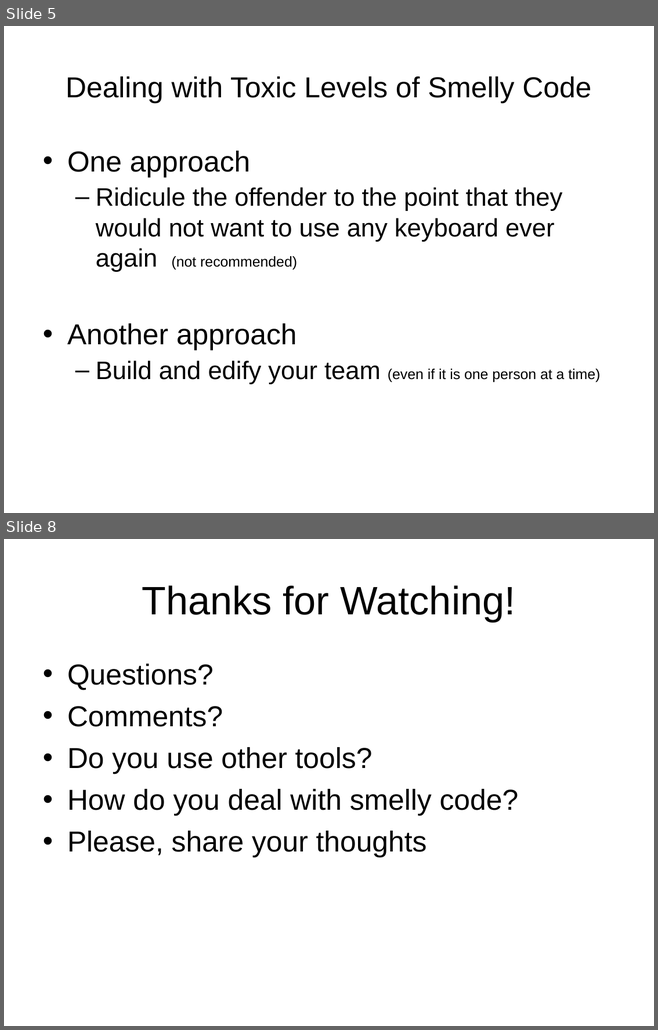
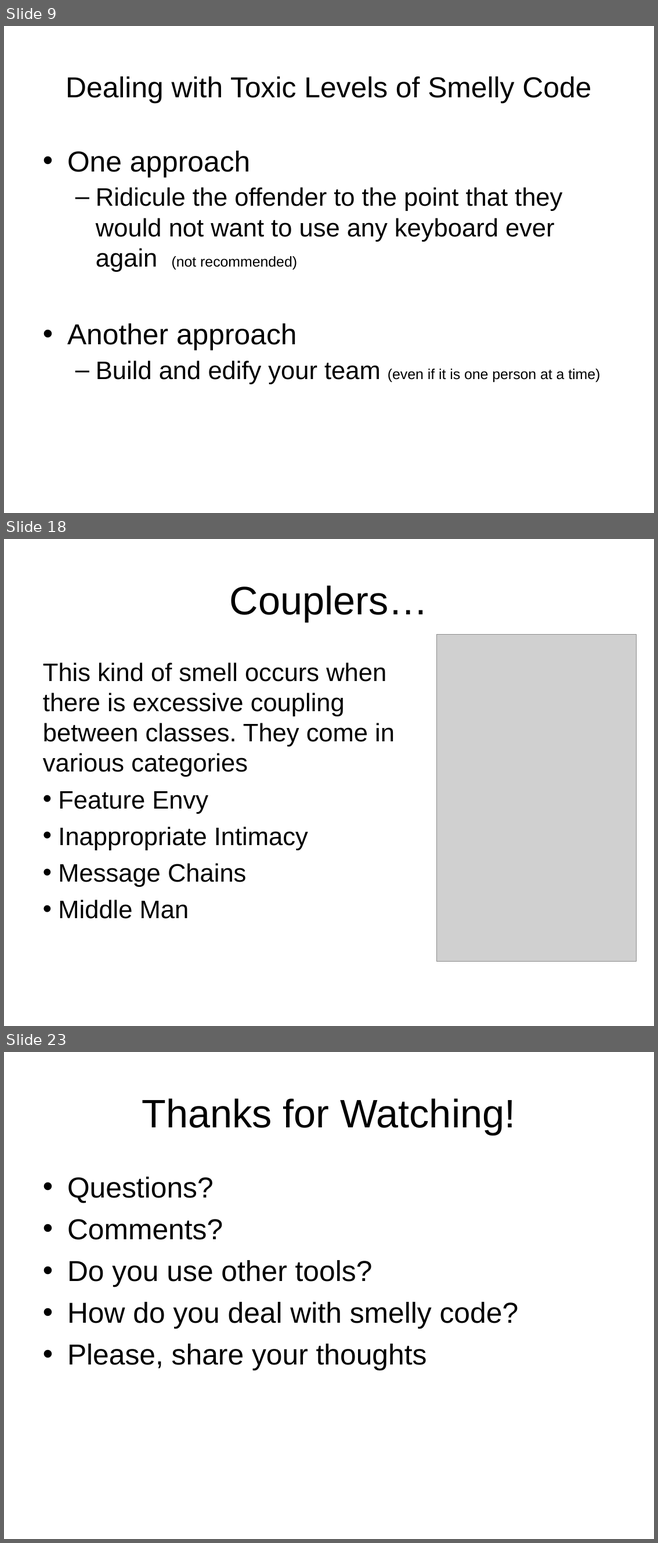
Before and after one commit to anibalvelarde/CodeSmells, a slide deck: DevelopingANoseForCodeSmells.ppt. Shown one above the other, each under a label of ours: slides 5 and 8 before the commit, slides 9, 18 and 23 after it; the slides between them are not shown. The pictures are 658x1030 and 658x1543 pixels, drawn with LibreOffice and Linux fonts; fonts in the diff are those of the drawing; grey boxes stand for pictures; background and template pictures are left out. Boxes give left, top, right and bottom in pixels: in the first picture for what was removed or moved away, otherwise in the second. Text is boxed around its words. In the diff, an @@ line names an element or a change of style, - is before the commit and + after.

Commit message:
Added more pages to the presentation
Discussed more cases of Bloaters and Couplers

```diff
--- a/DevelopingANoseForCodeSmells.ppt
+++ b/DevelopingANoseForCodeSmells.ppt
@@ slide 18 added at [4,539,654,1026], background picture (left out) @@
@@ title added at [230,585,428,622], 44 pt, text #000000 @@
+Couplers…
@@ picture added at [436,635,636,961] @@
@@ text added at [43,663,394,919], 28 pt, text #000000 @@
+This kind of smell occurs when there is excessive coupling between classes. They come in various categories
+• Feature Envy
+• Inappropriate Intimacy
+• Message Chains
+• Middle Man
@@ what was slide 5 is now slide 9 @@
@@ what was slide 8 is now slide 23 @@
```
Also in this commit, not shown: 4 slides changed, 14 other slides added, 7 other files.
